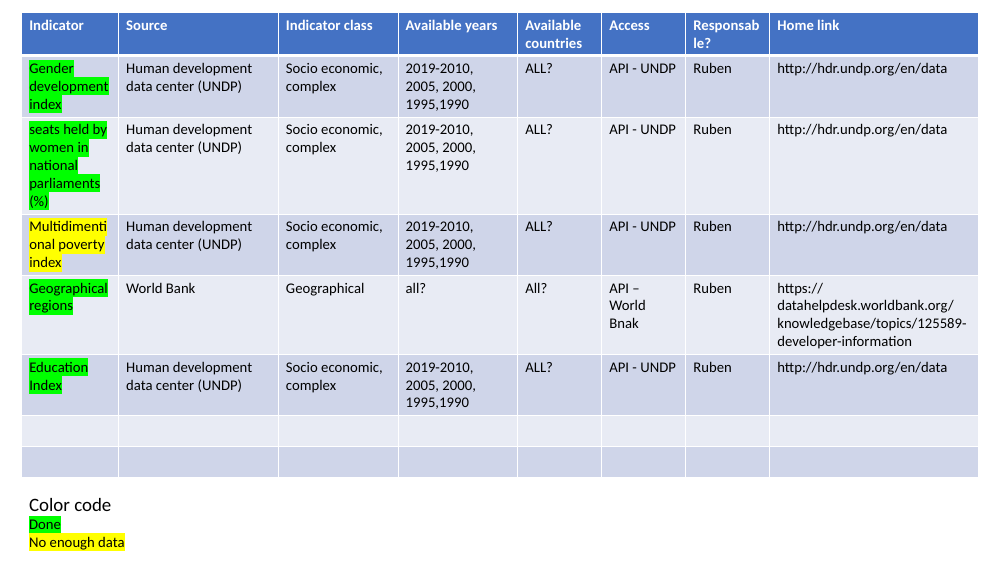
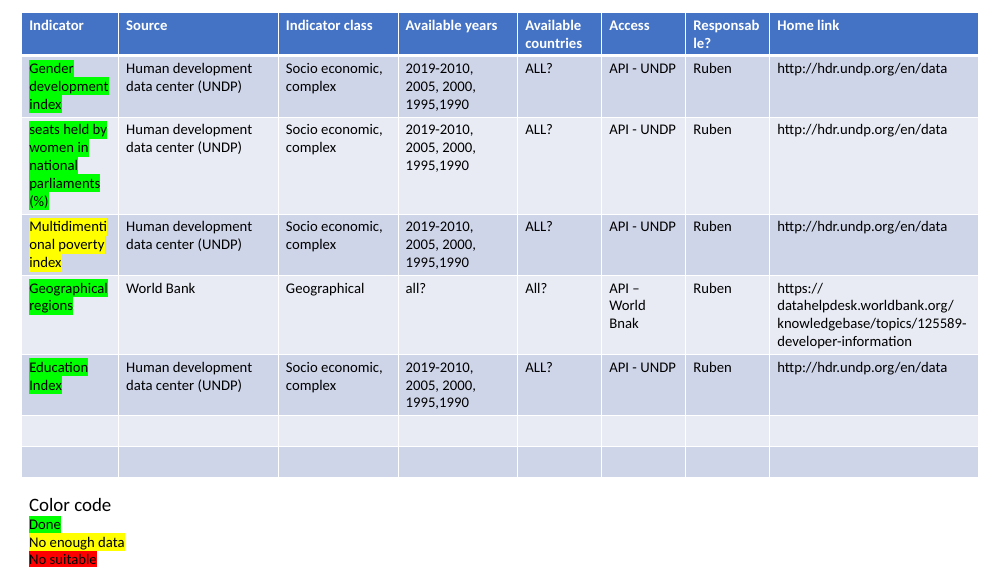
Before and after one commit to rjlopez2/ADS-_CAS_Bern_2020, a slide deck: slide 4 of Projects/M3/Project.pptx. Drawn at 1008x567 pixels with LibreOffice and Linux fonts; fonts in the diff are those of the drawing. Boxes give left, top, right and bottom in pixels: in the first picture for what was removed or moved away, otherwise in the second. Text is boxed around its words. In the diff, an @@ line names an element or a change of style, - is before the commit and + after.

```diff
--- a/Projects/M3/Project.pptx
+++ b/Projects/M3/Project.pptx
@@ text at bbox=[29, 553, 97, 564]: paragraph added @@
+No suitable
```
Also in this commit, not shown: 1 other slide changed.
